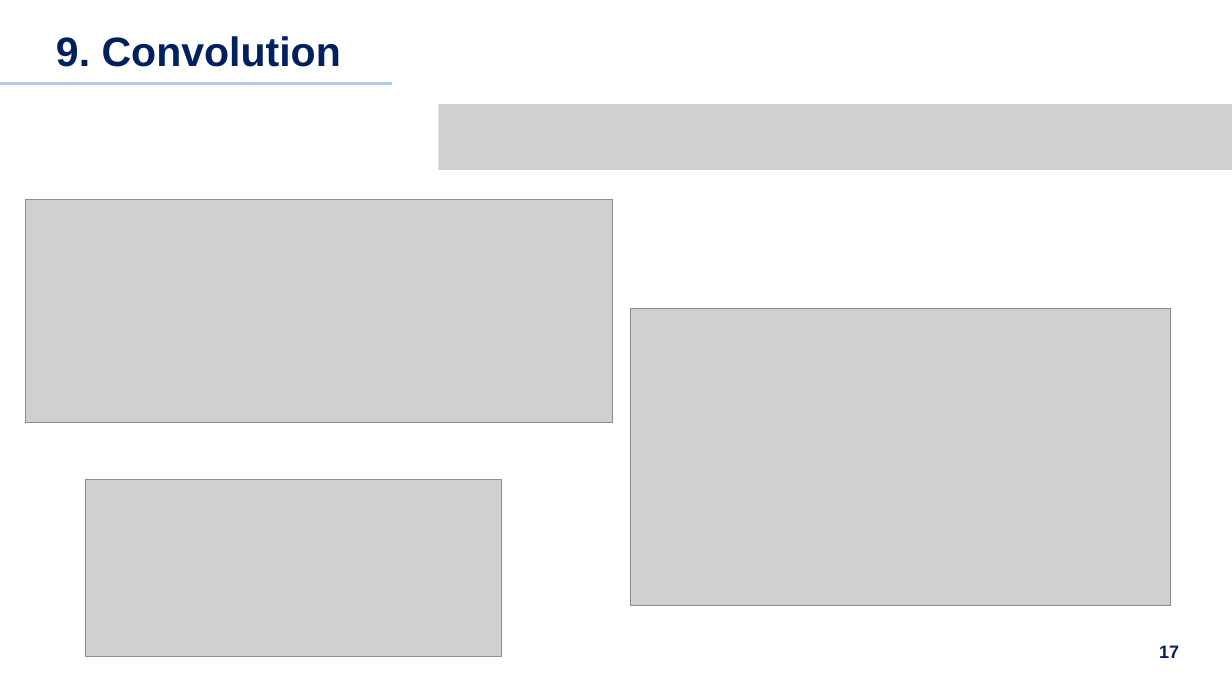
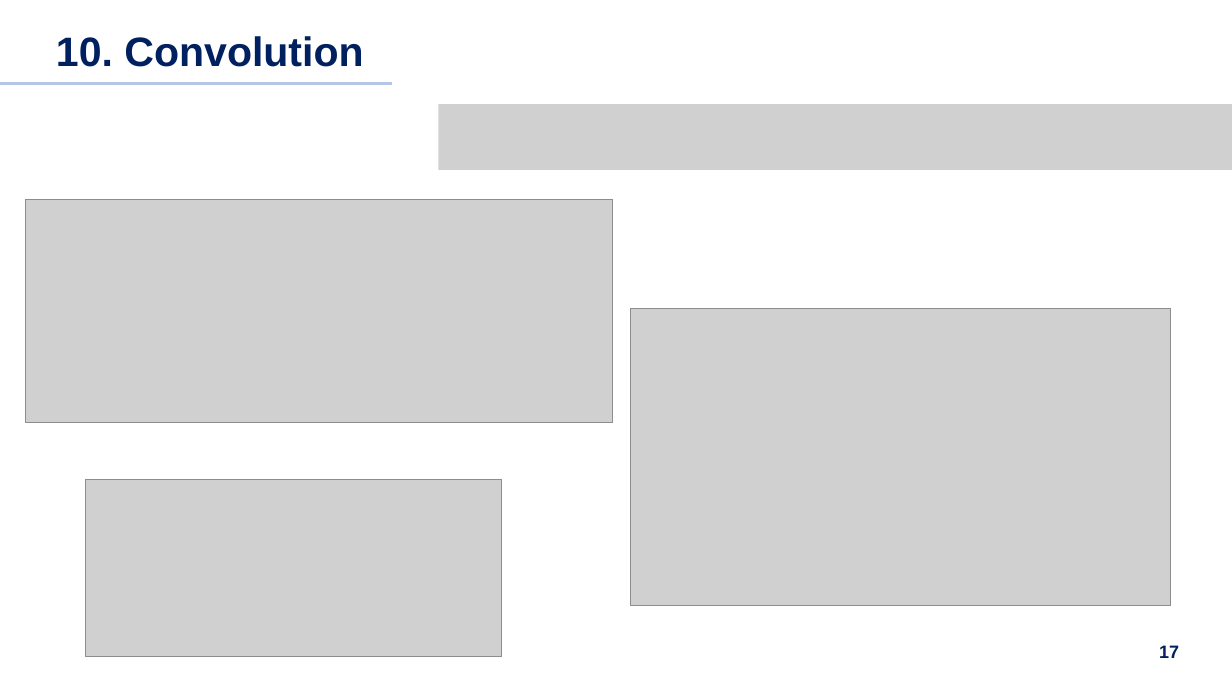
Before and after one commit to pilipala5/Neural-Network-from-zero-to-hero, a slide deck: slide 17 of Summary.pptx. Drawn at 1232x693 pixels with LibreOffice and Linux fonts; fonts in the diff are those of the drawing; grey boxes stand for pictures. Boxes give left, top, right and bottom in pixels: in the first picture for what was removed or moved away, otherwise in the second. Text is boxed around its words. In the diff, an @@ line names an element or a change of style, - is before the commit and + after.

```diff
--- a/Summary.pptx
+++ b/Summary.pptx
@@ title at box(56, 36, 363, 67): text changed @@
-9. Convolution
+10. Convolution
```
Also in this commit, not shown: 3 slides added, 40 other files.
